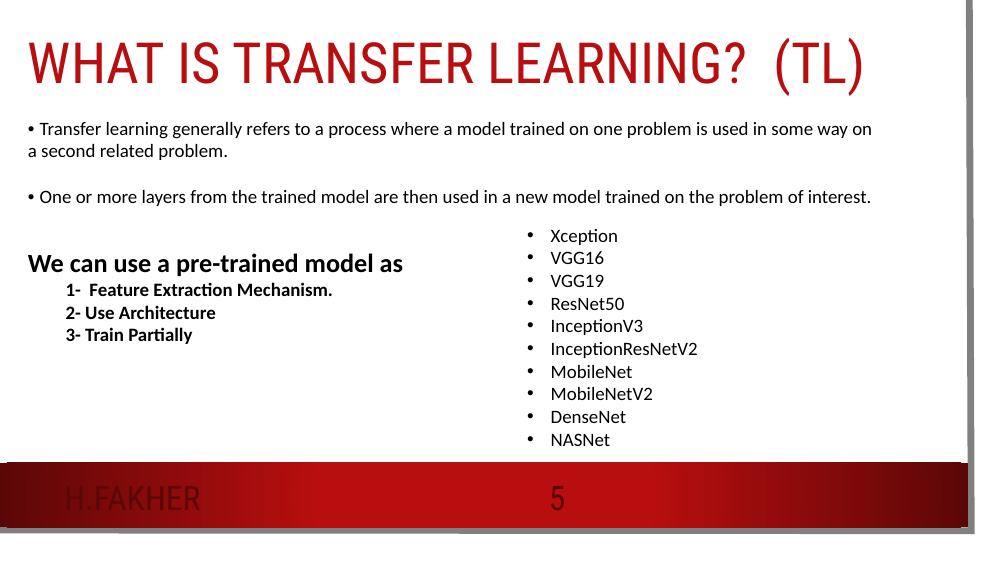
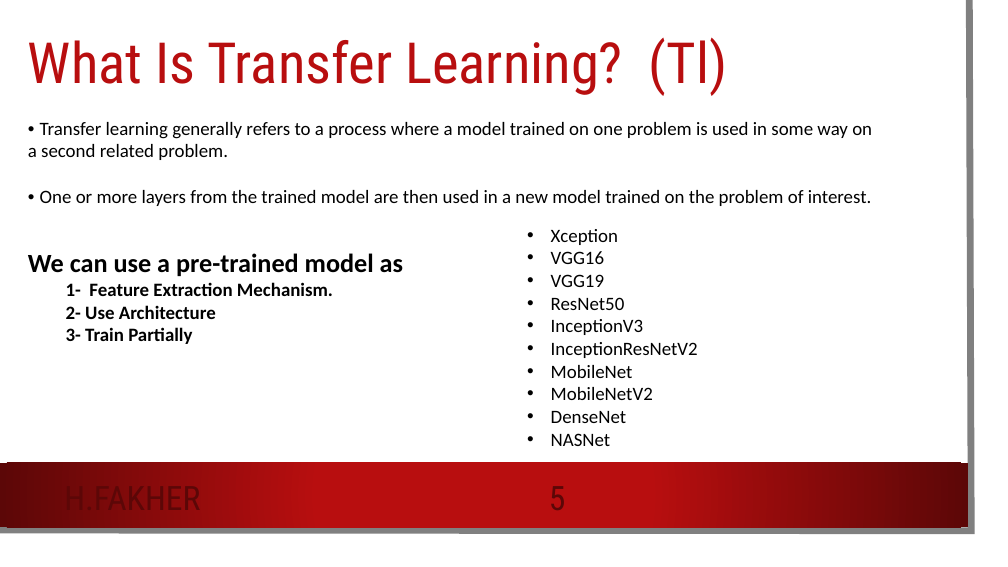
Before and after one commit to HossamFakher1/AI-Sessions, a slide deck: slide 5 of Session4/Session4.pptx. Drawn at 1008x567 pixels with LibreOffice and Linux fonts; fonts in the diff are those of the drawing; background and template pictures are left out. Boxes give left, top, right and bottom in pixels: in the first picture for what was removed or moved away, otherwise in the second. Text is boxed around its words. In the diff, an @@ line names an element or a change of style, - is before the commit and + after.

```diff
--- a/Session4/Session4.pptx
+++ b/Session4/Session4.pptx
@@ title at (28, 37, 727, 96): text changed @@
-WHAT IS TRANSFER LEARNING? (TL)
+What Is Transfer Learning? (Tl)
```
Also in this commit, not shown: 5 other slides changed, 2 slides removed.
